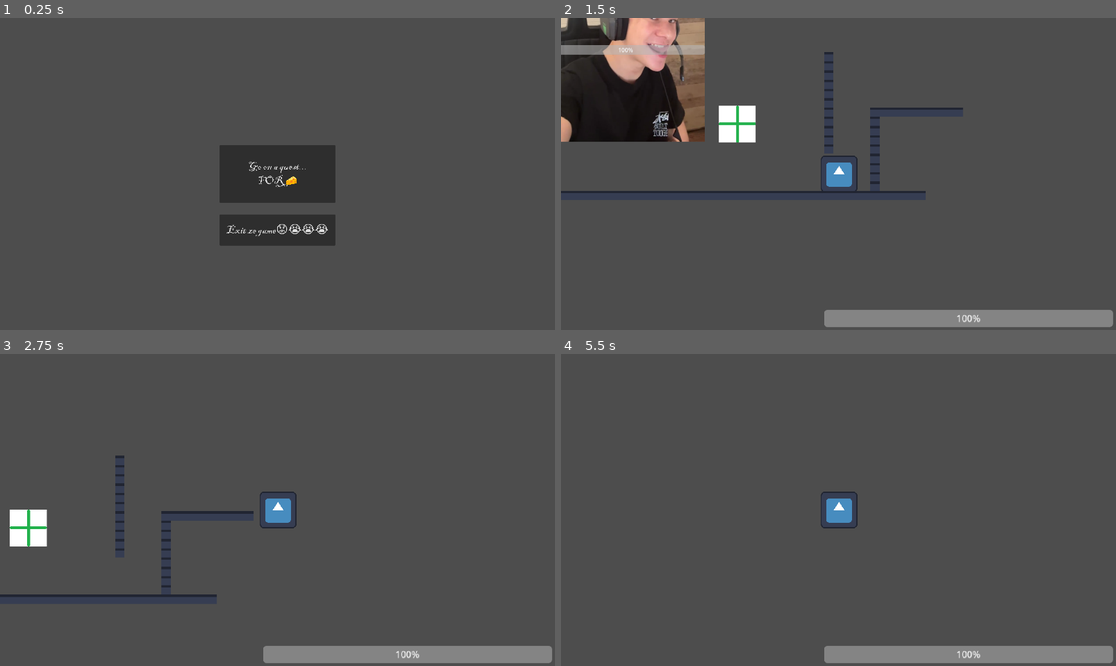
Above: before the commit, frames 1-4 (two rows, left to right).
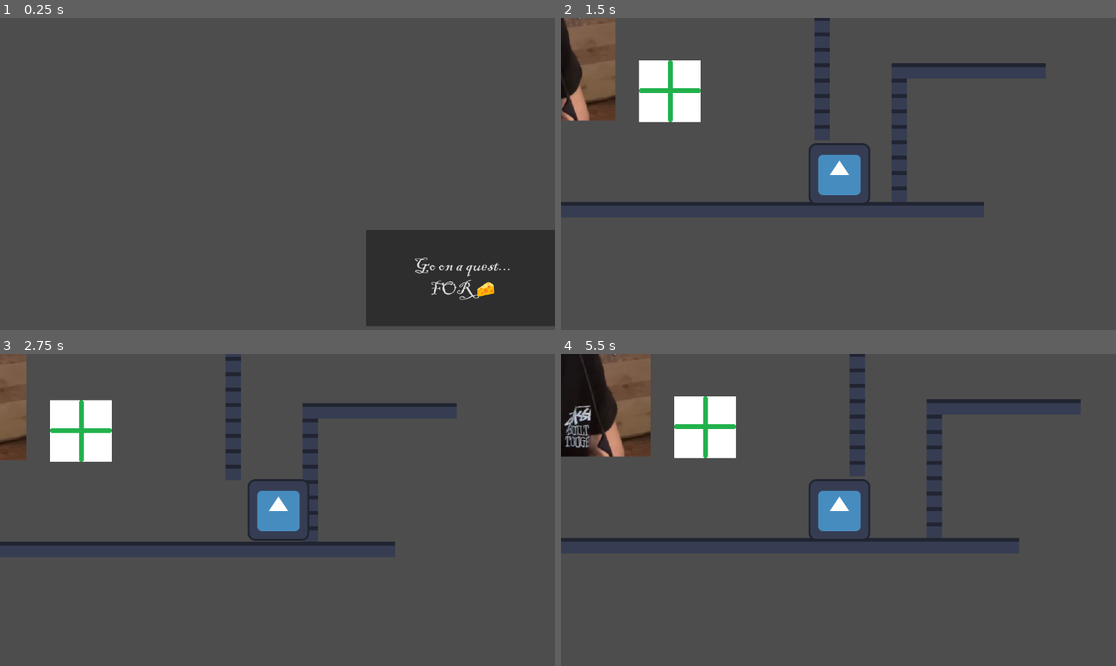
Above: after the commit, the same moments.

Repository: Dome-create/cheesequest
Game: Godot game, scene res://Scenes/menus/Main_Menu.tscn
Two runs of this game, one before a commit and one after it. Both use one fixed random seed, a clock stepped at 60 frames per second and the inputs below. The engine's default icon, where the game draws it, is replaced by a stand-in: a white triangle on a blue panel in a dark square.
Inputs:
- Up to frame 1 (0.25 s): no input
- Up to frame 2 (1.5 s): click "Go on a quest... FOR 🧀" at 0.5 s; tap Enter at 1.25 s; hold D (right) from 1.28 s (still down); hold Shift (sprint) from 1.28 s (still down)
- Up to frame 3 (2.75 s): keep holding D (right); tap Space (jump) at 1.52, 1.55, 1.82, 2.1, 2.27, 2.57 s; release Shift (sprint) at 2.03 s; tap Shift (sprint) at 2.3 s
- Up to frame 4 (5.5 s): release D (right) at 2.78 s; hold A (left) 2.78-3.53 s; hold V (attack) 2.78-3.53 s; tap Space (jump) at 3.05, 3.77, 4.07, 4.52, 4.55, 4.82, 5.27 s; hold D (right) 3.53-5.03 s; tap X (dive) at 3.6 s; tap Shift (sprint) at 3.8, 5.1 s; hold Shift (sprint) 4.28-5.03 s; hold A (left) from 5.03 s (still down)

The runs differ from the first frame. In frame 1, 16% of the frame differs, in the area x 39-100%, y 40-99%; in frame 2, 17%, in the area x 0-100%, y 0-100%; in frame 3, 11%; in frame 4, 13%.

Commit message:
sandor drinsk beer and speeds in a 16 wheeler

Diff:
--- a/Scenes/Player.tscn
+++ b/Scenes/Player.tscn
@@ -65,3 +65,5 @@
 shape = SubResource("RectangleShape2D_70hv0")
 
 [node name="Timer" type="Timer" parent="."]
+wait_time = 20.0
+one_shot = true
--- a/Scripts/player.gd
+++ b/Scripts/player.gd
@@ -19,10 +19,13 @@
 const WALK = 200
 const JUMP_VELOCITY = -800
 const SPRINT = 400
+var sprinting = false
 var smol= -400
 var hanyszo = 0
 
-#dash, wait is this a reference?!
+#dash, and sprint wait is this a reference?!
+var multiplier = 1
+var phase = [1.5, 2.5, 3, 5]
 var can_dash = true
 const DASH_SPEED = 1000       # Speed during dash
 const DASH_TIME = 0.2       # How long dash lasts (seconds)
@@ -34,7 +37,7 @@
 func _physics_process(delta: float) -> void:
 	# gravity.
 	if not is_on_floor():
-		velocity += (get_gravity() * 1.3) * delta + Vector2(0, 20)
+		velocity += (get_gravity() * 1.2) * delta + Vector2(0, 20)
 	# --- AIR → LAND DETECTION ---
 		was_in_air = true
 	elif was_in_air:
@@ -43,10 +46,13 @@
 			is_charging_jump = true
 			velocity = Vector2.ZERO
 		was_in_air = false
-
+	if Input.is_action_just_released("jump") and velocity.y < 0:
+		@warning_ignore("integer_division")
+		velocity.y = JUMP_VELOCITY / 4
 	# --- NORMAL JUMP ---
 	if Input.is_action_just_pressed("jump") and is_on_floor() and not is_charging_jump:
 		velocity.y = JUMP_VELOCITY
+
 	# --- BIG JUMP RELEASE ---
 	if is_charging_jump and Input.is_action_just_released("springy"):
 		is_charging_jump = false
@@ -99,9 +105,20 @@
 			is_dashing = false
 	else:
 		if Input.is_action_pressed("sprint"):
-			velocity.x = direction * SPRINT
+			velocity.x = direction * SPRINT * multiplier
 		else:
 			velocity.x = direction * WALK
+		if Input.is_action_just_pressed("sprint"):
+			sprinting       = true
+			$Timer.start()
+		if Input.is_action_just_released("sprint"):
+			$Timer.stop()
+			sprinting=false
+			multiplier = 1
+	if sprinting== true:
+		speedingmouse()
+
+
 # Get the input direction and handle the movement/deceleration.
 	if Input.is_action_pressed("down") and Input.is_action_pressed("attack") and not is_on_floor():
 		velocity.y = 1400
@@ -124,3 +141,12 @@
 
 	is_attacking = false
 	emit_signal("attack_state", is_attacking)
+func speedingmouse():
+	print(multiplier)
+	if 2.1 > $Timer.time_left and $Timer.time_left > 1.9:
+		multiplier = phase[0]
+	elif 3.1 > $Timer.time_left and $Timer.time_left > 2.9:
+		multiplier = phase[1]
+	elif 4.1 > $Timer.time_left and $Timer.time_left > 3.9:
+		multiplier = phase[2]
+	#elif  > $Timer.time_left and $Timer.time_left > 4.9:
--- a/project.godot
+++ b/project.godot
@@ -14,11 +14,6 @@
 run/main_scene="uid://dxdyebbun37h"
 config/features=PackedStringArray("4.5", "Forward Plus")
 config/icon="res://Sprites_img/icon.svg"
-
-[display]
-
-window/size/viewport_width=1920
-window/size/viewport_height=1080
 
 [input]
 
Not shown: 1 places in Scenes/Player.tscn that only renumber resources
